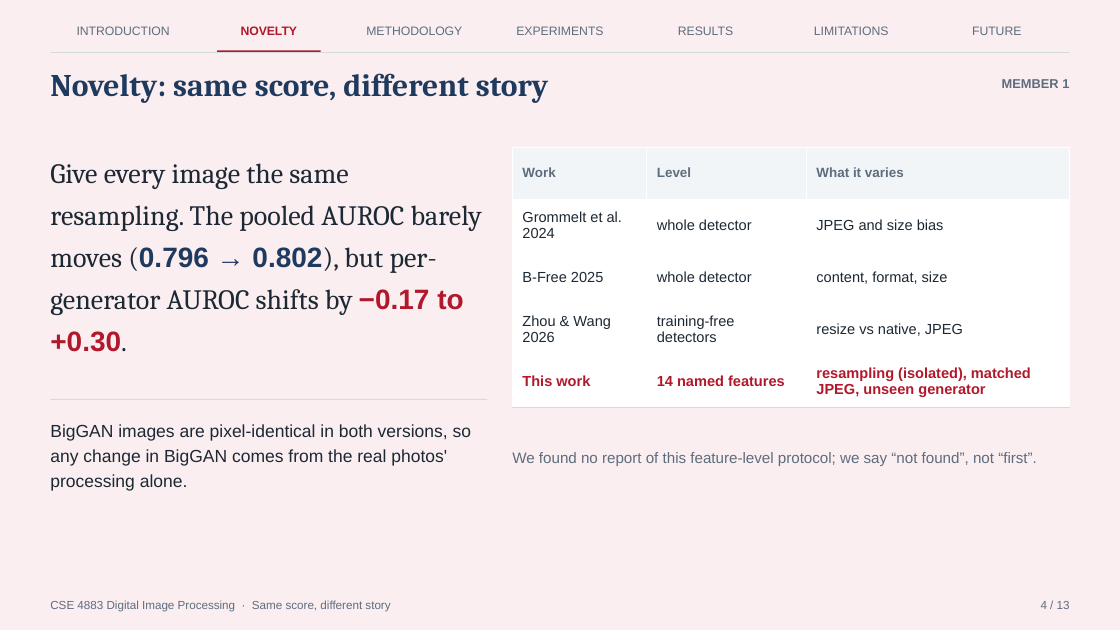
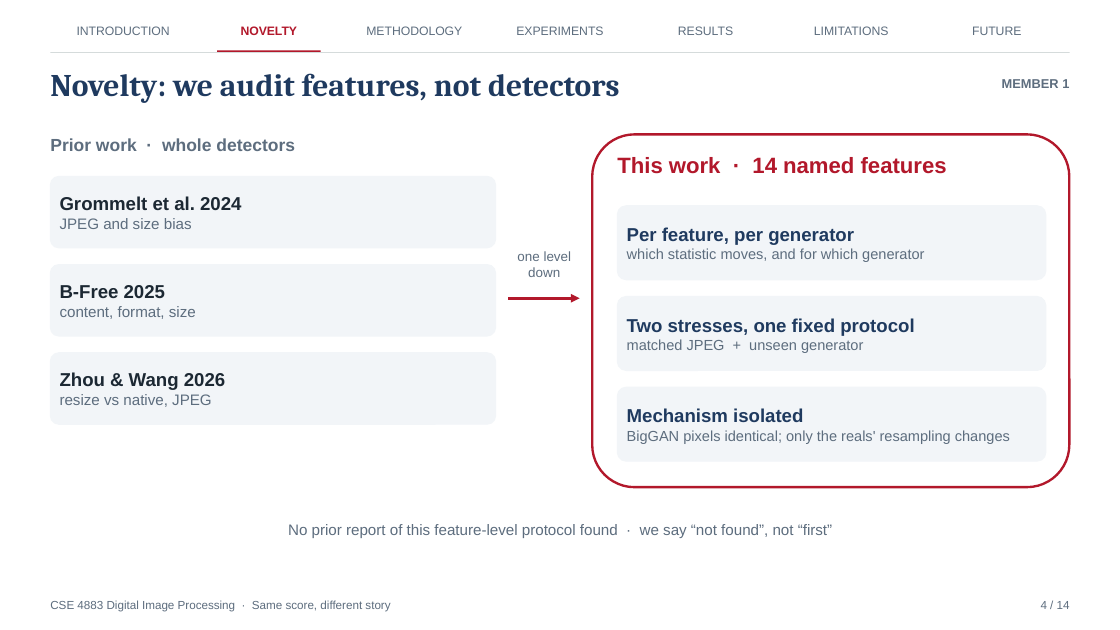
Before and after one commit to Omlan14/spatial-spectral-forensics, a slide deck: slide 4 of presentation/final_presentation.pptx. Drawn at 1120x630 pixels with LibreOffice and Linux fonts; fonts in the diff are those of the drawing. Boxes give left, top, right and bottom in pixels: in the first picture for what was removed or moved away, otherwise in the second. Text is boxed around its words. In the diff, an @@ line names an element or a change of style, - is before the commit and + after.

```diff
--- a/presentation/final_presentation.pptx
+++ b/presentation/final_presentation.pptx
@@ rectangle removed at (0, 0, 1120, 630) @@
@@ text at (50, 73, 620, 103): text changed @@
-Novelty: same score, different story
+Novelty: we audit features, not detectors
@@ text added at (50, 138, 295, 151), 15 pt, text #5D6D7E, bold @@
+Prior work · whole detectors
@@ table removed at (513, 147, 1070, 408), 5 rows, 3 columns @@
-Work | Level | What it varies
-Grommelt et al. 2024 | whole detector | JPEG and size bias
-B-Free 2025 | whole detector | content, format, size
-Zhou & Wang 2026 | training-free detectors | resize vs native, JPEG
-This work | 14 named features | resampling (isolated), matched JPEG, unseen generator
@@ rounded rectangle added at (592, 134, 1070, 487), fill #FFFFFF, outline #B2182B 2 pt @@
@@ text removed at (50, 163, 482, 352) @@
-Give every image the same resampling. The pooled AUROC barely moves (0.796 → 0.802), but per-generator AUROC shifts by −0.17 to +0.30.
@@ rounded rectangle added at (50, 176, 496, 248), fill #F2F5F8, outline #F2F5F8 1 pt, 16 pt, text #1C2833, bold @@
+Grommelt et al. 2024
+JPEG and size bias
@@ text added at (617, 157, 947, 174), 19 pt, text #B2182B, bold @@
+This work · 14 named features
@@ rounded rectangle added at (618, 206, 1046, 280), fill #F2F5F8, outline #F2F5F8 1 pt, 12.5 pt, text #5D6D7E @@
+Per feature, per generator
+which statistic moves, and for which generator
@@ rounded rectangle added at (50, 265, 496, 336), fill #F2F5F8, outline #F2F5F8 1 pt, 13 pt, text #5D6D7E @@
+B-Free 2025
+content, format, size
@@ text added at (517, 251, 572, 277), 11.5 pt, text #5D6D7E @@
+one level
+down
@@ arrow added from (508, 298) to (580, 298), #B2182B 2.5 pt @@
@@ rounded rectangle added at (618, 297, 1046, 371), fill #F2F5F8, outline #F2F5F8 1 pt, 16 pt, text #1F3A5F, bold @@
+Two stresses, one fixed protocol
+matched JPEG + unseen generator
@@ rounded rectangle added at (50, 353, 496, 424), fill #F2F5F8, outline #F2F5F8 1 pt, 13 pt, text #5D6D7E @@
+Zhou & Wang 2026
+resize vs native, JPEG
@@ rounded rectangle added at (618, 387, 1046, 461), fill #F2F5F8, outline #F2F5F8 1 pt, 12.5 pt, text #5D6D7E @@
+Mechanism isolated
+BigGAN pixels identical; only the reals' resampling changes
@@ rectangle removed at (50, 399, 487, 400) @@
@@ text removed at (50, 424, 471, 491) @@
-BigGAN images are pixel-identical in both versions, so any change in BigGAN comes from the real photos' processing alone.
@@ text at (288, 524, 832, 538): text changed @@
-We found no report of this feature-level protocol; we say “not found”, not “first”.
+No prior report of this feature-level protocol found · we say “not found”, not “first”
@@ text at (1041, 601, 1070, 609): text changed @@
-4 / 13
+4 / 14
```
Also in this commit, not shown: 11 other slides changed, 1 slide added, 3 other files.
